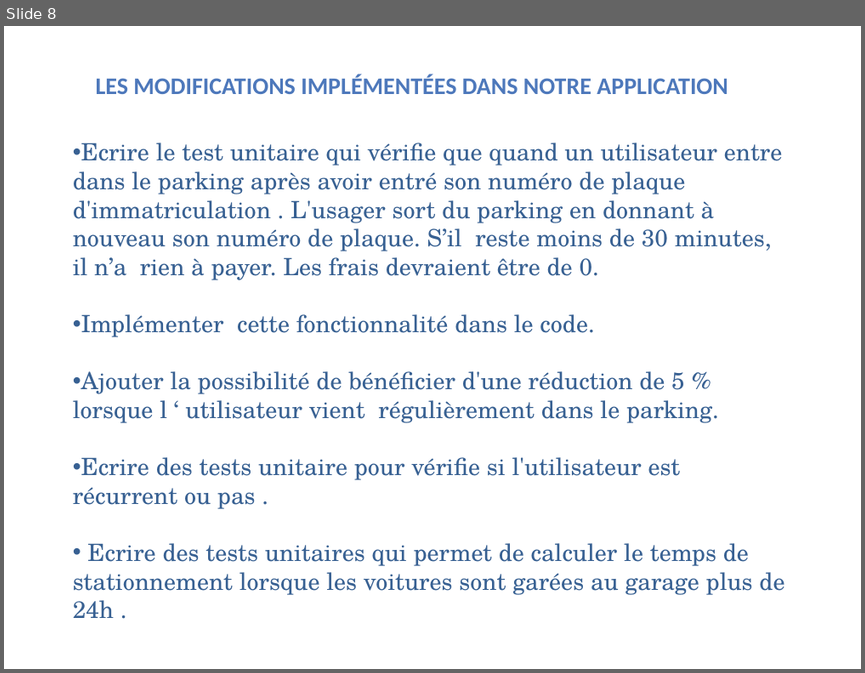
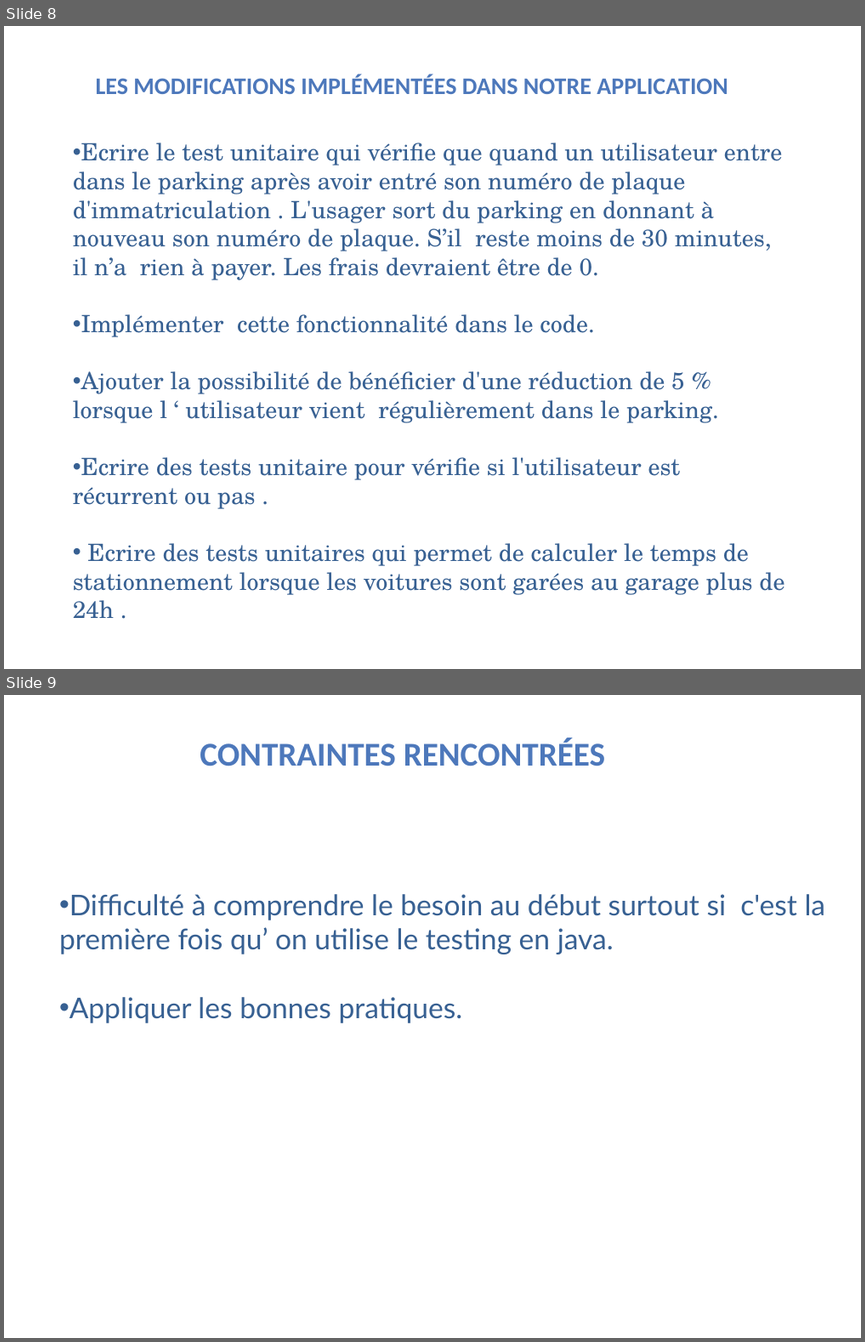
Before and after one commit to KalouiSanaa/projet5-openclassroom, a slide deck: p5_kaloui-sanaa-presentation.pptx. Shown one above the other, each under a label of ours: slide 8 before the commit, slides 8 and 9 after it. The pictures are 865x673 and 865x1342 pixels, drawn with LibreOffice and Linux fonts; fonts in the diff are those of the drawing; background and template pictures are left out. Boxes give left, top, right and bottom in pixels: in the first picture for what was removed or moved away, otherwise in the second. Text is boxed around its words. In the diff, an @@ line names an element or a change of style, - is before the commit and + after.

```diff
--- a/p5_kaloui-sanaa-presentation.pptx
+++ b/p5_kaloui-sanaa-presentation.pptx
@@ slide 9 added at bbox=[4, 695, 861, 1338], background picture (left out) @@
@@ text added at bbox=[200, 737, 605, 766], 28 pt, text gradient #7494C9 to #4D79BC to #346AAA to #325F94 to #315D91, bold @@
+CONTRAINTES RENCONTRÉES
@@ text added at bbox=[59, 894, 826, 1023], 24 pt, text #376092 @@
+• Difficulté à comprendre le besoin au début surtout si c'est la première fois qu’ on utilise le testing en java.
+• Appliquer les bonnes pratiques.
```
Also in this commit, not shown: 2 slides changed, 1 other slide added, 1 slide removed.
